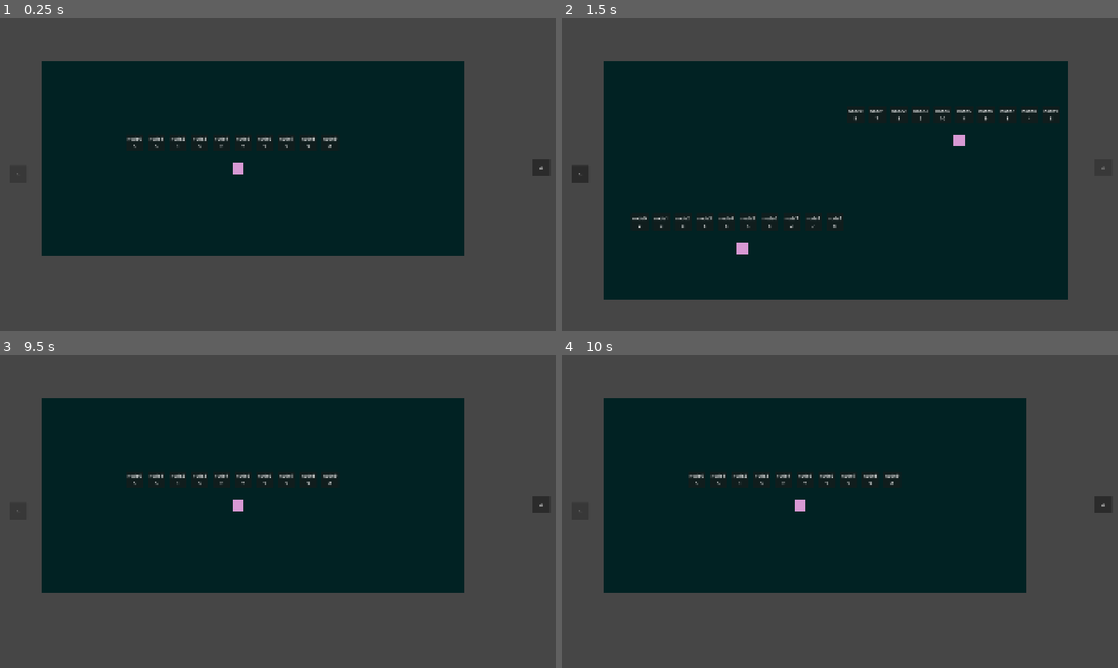
Above: before the commit, frames 1-4 (two rows, left to right).
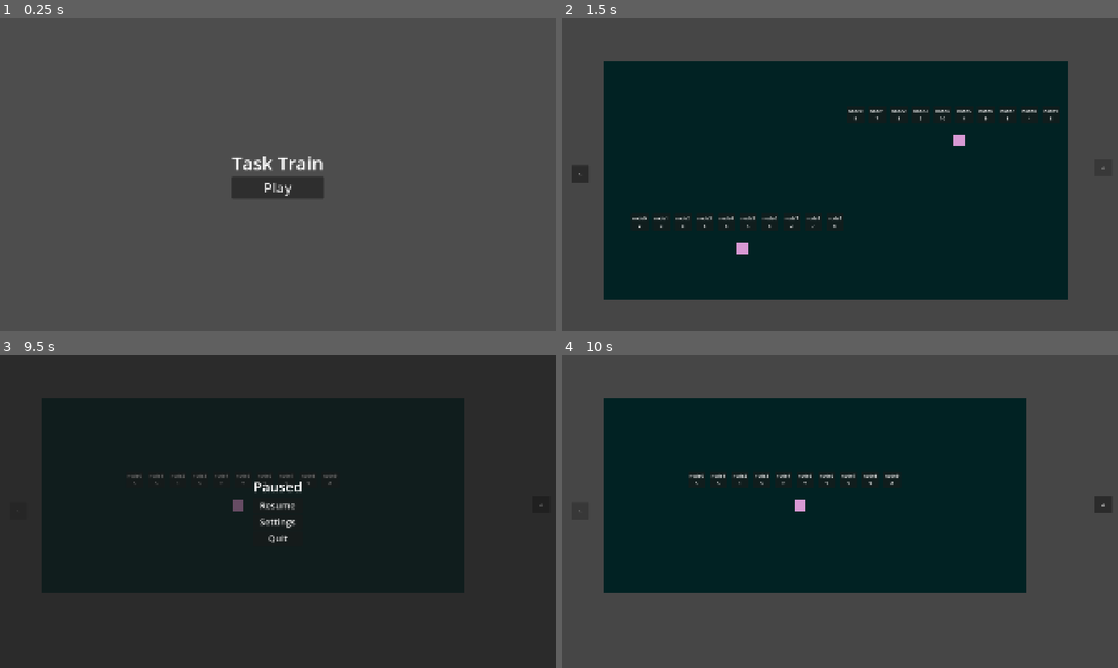
Above: after the commit, the same moments.

Repository: Nat00n/2026-UG-Project
Game: Godot game, scene res://scenes/StartMenu.tscn
The game is run twice, just before and just after one commit, with the same random seed, the same clock (stepped at 60 frames per second) and the same inputs. Before the commit the project starts from res://scenes/main.tscn.
Inputs (mouse positions are in pixels of both pictures, inside the frame that each line leads up to):
- Up to frame 1 (0.25 s): no input
- Up to frame 2 (1.5 s): click (840, 187) at 0.5 s, where only the run after the commit has a clickable "Play"; click "->" at 1.25 s
- Up to frame 3 (9.5 s): click "<-" at 2 s; click "->" at 2.75 s; click "<-" at 3.5 s; click "->" at 4.25 s; click "<-" at 5 s; tap Enter at 5.75, 7.25, 8.75 s; move the mouse to (400, 495) at 5.77 s; click (400, 495) at 5.92 s; tap Space at 6.5, 8 s; move the mouse to (166, 527) at 6.52 s; click (166, 527) at 6.67 s; move the mouse to (333, 442) at 7.27 s; click (333, 442) at 7.42 s; move the mouse to (250, 574) at 8.02 s; click (250, 574) at 8.17 s; move the mouse to (444, 558) at 8.77 s; click (444, 558) at 8.92 s; tap Escape (escape, bound only after the commit) at 9.4 s
- Up to frame 4 (10 s): click (840, 505) at 9.5 s, where only the run after the commit has a clickable "Resume"

The runs differ from the first frame. In frame 1, 47% of the frame differs, in the area x 7-99%, y 13-76%; in frame 2, nothing differs; in frame 3, 53%, in the area x 0-100%, y 0-100%; in frame 4, nothing differs.
Error after the commit: Invalid access to property or key 'pressed' on a base object of type 'null instance'. (res://scripts/main.gd:9)

Commit message:
added start and pause menu

Diff:
--- a/project.godot
+++ b/project.godot
@@ -11,7 +11,7 @@
 [application]
 
 config/name="TaskTrainUGProject"
-run/main_scene="uid://htb1yerdmyaq"
+run/main_scene="uid://d3sc30ebo1ggn"
 config/features=PackedStringArray("4.6", "GL Compatibility")
 config/icon="res://icon.svg"
 
@@ -20,6 +20,14 @@
 window/size/viewport_width=1920
 window/size/viewport_height=1080
 window/stretch/mode="canvas_items"
+
+[input]
+
+escape={
+"deadzone": 0.2,
+"events": [Object(InputEventKey,"resource_local_to_scene":false,"resource_name":"","device":-1,"window_id":0,"alt_pressed":false,"shift_pressed":false,"ctrl_pressed":false,"meta_pressed":false,"pressed":false,"keycode":0,"physical_keycode":4194305,"key_label":0,"unicode":0,"location":0,"echo":false,"script":null)
+]
+}
 
 [physics]
 
--- /dev/null
+++ b/scenes/PauseMenu.tscn
@@ -0,0 +1,60 @@
+[gd_scene format=3 uid="uid://ccdaydmt62m6x"]
+
+[ext_resource type="Script" uid="uid://c434mmk8vm1i0" path="res://scripts/pauseMenu.gd" id="1_jvnd5"]
+
+[node name="PauseMenu" type="CanvasLayer" unique_id=30784119]
+process_mode = 3
+script = ExtResource("1_jvnd5")
+
+[node name="PanelContainer" type="PanelContainer" parent="." unique_id=1379459179]
+anchors_preset = 15
+anchor_right = 1.0
+anchor_bottom = 1.0
+grow_horizontal = 2
+grow_vertical = 2
+
+[node name="VBoxContainer" type="VBoxContainer" parent="PanelContainer" unique_id=4842772]
+layout_mode = 2
+size_flags_horizontal = 4
+size_flags_vertical = 4
+
+[node name="Label" type="Label" parent="PanelContainer/VBoxContainer" unique_id=317970044]
+layout_mode = 2
+theme_override_font_sizes/font_size = 48
+text = "Paused"
+
+[node name="ResumeButton" type="Button" parent="PanelContainer/VBoxContainer" unique_id=535336539]
+layout_mode = 2
+theme_override_font_sizes/font_size = 32
+text = "Resume"
+
+[node name="SettingsButton" type="Button" parent="PanelContainer/VBoxContainer" unique_id=1683530606]
+layout_mode = 2
+theme_override_font_sizes/font_size = 32
+text = "Settings"
+
+[node name="QuitButton" type="Button" parent="PanelContainer/VBoxContainer" unique_id=1967200226]
+layout_mode = 2
+theme_override_font_sizes/font_size = 32
+text = "Quit"
+
+[node name="SettingsPanel" type="PanelContainer" parent="PanelContainer/VBoxContainer" unique_id=609573739]
+layout_mode = 2
+
+[node name="VBoxContainer" type="VBoxContainer" parent="PanelContainer/VBoxContainer/SettingsPanel" unique_id=148743827]
+layout_mode = 2
+
+[node name="Label" type="Label" parent="PanelContainer/VBoxContainer/SettingsPanel/VBoxContainer" unique_id=1665076396]
+layout_mode = 2
+theme_override_font_sizes/font_size = 32
+text = "Volume"
+horizontal_alignment = 1
+
+[node name="VolumeSlider" type="HSlider" parent="PanelContainer/VBoxContainer/SettingsPanel/VBoxContainer" unique_id=2046819287]
+layout_mode = 2
+
+[node name="SettingsBackButton" type="Button" parent="PanelContainer/VBoxContainer/SettingsPanel/VBoxContainer" unique_id=1365446741]
+layout_mode = 2
+theme_override_font_sizes/font_size = 32
+text = "Back
+"
--- /dev/null
+++ b/scenes/StartMenu.tscn
@@ -0,0 +1,26 @@
+[gd_scene format=3 uid="uid://d3sc30ebo1ggn"]
+
+[ext_resource type="Script" uid="uid://r847uq6hbpel" path="res://scripts/startMenu.gd" id="1_fb70i"]
+
+[node name="CanvasLayer" type="CanvasLayer" unique_id=215037783]
+script = ExtResource("1_fb70i")
+
+[node name="CenterContainer" type="CenterContainer" parent="." unique_id=688803657]
+anchors_preset = 15
+anchor_right = 1.0
+anchor_bottom = 1.0
+grow_horizontal = 2
+grow_vertical = 2
+
+[node name="VBoxContainer" type="VBoxContainer" parent="CenterContainer" unique_id=532728757]
+layout_mode = 2
+
+[node name="Title" type="Label" parent="CenterContainer/VBoxContainer" unique_id=2122263375]
+layout_mode = 2
+theme_override_font_sizes/font_size = 64
+text = "Task Train"
+
+[node name="PlayButton" type="Button" parent="CenterContainer/VBoxContainer" unique_id=254359427]
+layout_mode = 2
+theme_override_font_sizes/font_size = 48
+text = "Play"
--- a/scenes/main.tscn
+++ b/scenes/main.tscn
@@ -5,6 +5,7 @@
 [ext_resource type="PackedScene" uid="uid://c2khoy27nacsl" path="res://scenes/sortRoom.tscn" id="2_0wfyh"]
 [ext_resource type="Script" uid="uid://0aj1e5d62pul" path="res://scripts/roomManager.gd" id="2_jyhfs"]
 [ext_resource type="PackedScene" uid="uid://q3f3s8w0a8db" path="res://scenes/searchRoom.tscn" id="4_tbgi4"]
+[ext_resource type="PackedScene" uid="uid://ccdaydmt62m6x" path="res://scenes/PauseMenu.tscn" id="6_tefeu"]
 
 [node name="Main" type="Node2D" unique_id=2102868353]
 script = ExtResource("1_sugp2")
@@ -33,3 +34,5 @@
 text = "->"
 
 [node name="IDE" parent="." unique_id=2056445691 instance=ExtResource("1_o5qli")]
+
+[node name="PauseMenu" parent="." unique_id=30784119 instance=ExtResource("6_tefeu")]
--- a/scripts/main.gd
+++ b/scripts/main.gd
@@ -1,4 +1,13 @@
 extends Node2D
 
+@onready var IDE: CanvasLayer = $IDE
+@onready var roomManager: Node2D = $RoomManager
+@onready var pauseMenu: CanvasLayer = $PauseMenu
+@onready var pauseButton: Button = $RoomUI/PauseButton
+
 func _ready():
-	pass
+	pauseButton.pressed.connect(onPause)
+	roomManager.init(IDE)
+
+func onPause():
+	pauseMenu.openPause()
--- /dev/null
+++ b/scripts/pauseMenu.gd
@@ -0,0 +1,65 @@
+extends CanvasLayer
+
+@onready var resumeButton: Button = $PanelContainer/VBoxContainer/ResumeButton
+@onready var settingsButton: Button = $PanelContainer/VBoxContainer/SettingsButton
+@onready var quitButton: Button = $PanelContainer/VBoxContainer/QuitButton
+@onready var settingsPanel: PanelContainer = $PanelContainer/VBoxContainer/SettingsPanel
+@onready var volumeSlider: HSlider = $PanelContainer/VBoxContainer/SettingsPanel/VBoxContainer/VolumeSlider
+@onready var settingsBackButton: Button = $PanelContainer/VBoxContainer/SettingsPanel/VBoxContainer/SettingsBackButton
+@onready var vBoxContainer: VBoxContainer = $PanelContainer/VBoxContainer
+
+func _ready():
+
+	process_mode = Node.PROCESS_MODE_ALWAYS
+
+	settingsPanel.visible = false
+	hide()
+
+	resumeButton.pressed.connect(onResume)
+	settingsButton.pressed.connect(onSettings)
+	quitButton.pressed.connect(onQuit)
+	volumeSlider.value_changed.connect(onVolumeChanged)
+	settingsBackButton.pressed.connect(onSettingsBack)
+
+	# Set slider range
+	volumeSlider.min_value = 0.0
+	volumeSlider.max_value = 1.0
+	volumeSlider.step = 0.01
+	volumeSlider.value = AudioServer.get_bus_volume_db(0)
+
+func _input(event):
+	if event.is_action_pressed("escape"):
+		if visible:
+			onResume()
+		else:
+			openPause()
+
+func openPause():
+	show()
+	get_tree().paused = true
+
+func onResume():
+	hide()
+	get_tree().paused = false
+
+func onSettings():
+	settingsPanel.visible = true
+	# Hide the main buttons
+	resumeButton.visible = false
+	settingsButton.visible = false
+	quitButton.visible = false
+
+func onSettingsBack():
+	settingsPanel.visible = false
+	# Show the main buttons again
+	resumeButton.visible = true
+	settingsButton.visible = true
+	quitButton.visible = true
+
+func onQuit():
+	get_tree().paused = false
+	get_tree().change_scene_to_file("res://scenes/StartMenu.tscn")
+
+func onVolumeChanged(value: float):
+	# Convert linear 0-1 to decibels
+	AudioServer.set_bus_volume_db(0, linear_to_db(value))
--- a/scripts/roomManager.gd
+++ b/scripts/roomManager.gd
@@ -15,6 +15,10 @@
 	leftButton.pressed.connect(goLeft)
 	rightButton.pressed.connect(goRight)
 
+	_showRoom(0)
+
+func init(popupRef: CanvasLayer):
+	IDE = popupRef
 	_showRoom(0)
 
 func _showRoom(index: int):
--- /dev/null
+++ b/scripts/startMenu.gd
@@ -0,0 +1,9 @@
+extends CanvasLayer
+
+@onready var playButton: Button = $CenterContainer/VBoxContainer/PlayButton
+
+func _ready():
+	playButton.pressed.connect(onPlay)
+
+func onPlay():
+	get_tree().change_scene_to_file("res://scenes/main.tscn")
Not shown, added: scripts/pauseMenu.gd.uid
Not shown, added: scripts/startMenu.gd.uid
Not shown, changed: TaskTrain.pck
